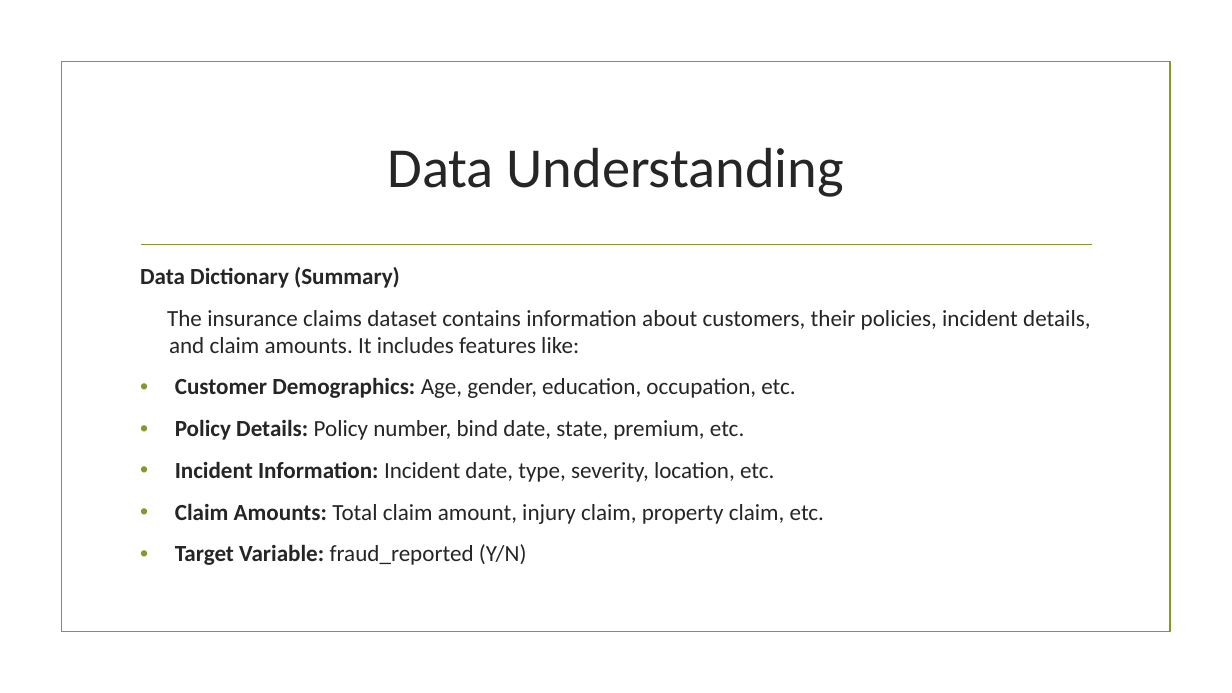
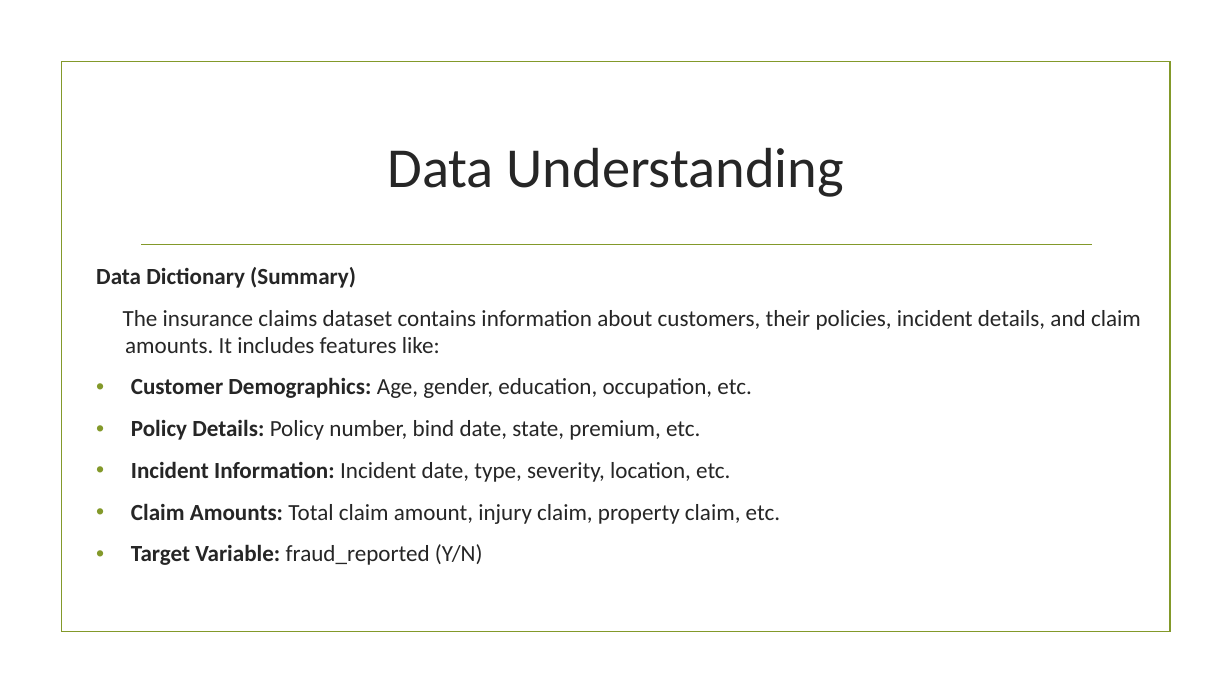
Before and after one commit to NaveenUpadhyay1385/Fraudulent_Claim_Detection_NaveenUpadhyay_SunavaNeogy, a slide deck: slide 3 of Fraudulent_Claim_Detection_Naveen-Sunava.pptx. Drawn at 1232x693 pixels with LibreOffice and Linux fonts; fonts in the diff are those of the drawing; background and template pictures are left out. Boxes give left, top, right and bottom in pixels: in the first picture for what was removed or moved away, otherwise in the second. Text is boxed around its words. In the diff, an @@ line names an element or a change of style, - is before the commit and + after.

```diff
--- a/Fraudulent_Claim_Detection_Naveen-Sunava.pptx
+++ b/Fraudulent_Claim_Detection_Naveen-Sunava.pptx
@@ text "Data Dictionary (Summary)" rewrapped from [140,267,1090,565] to [96,267,1141,565] @@
```
Also in this commit, not shown: 11 other slides changed.
